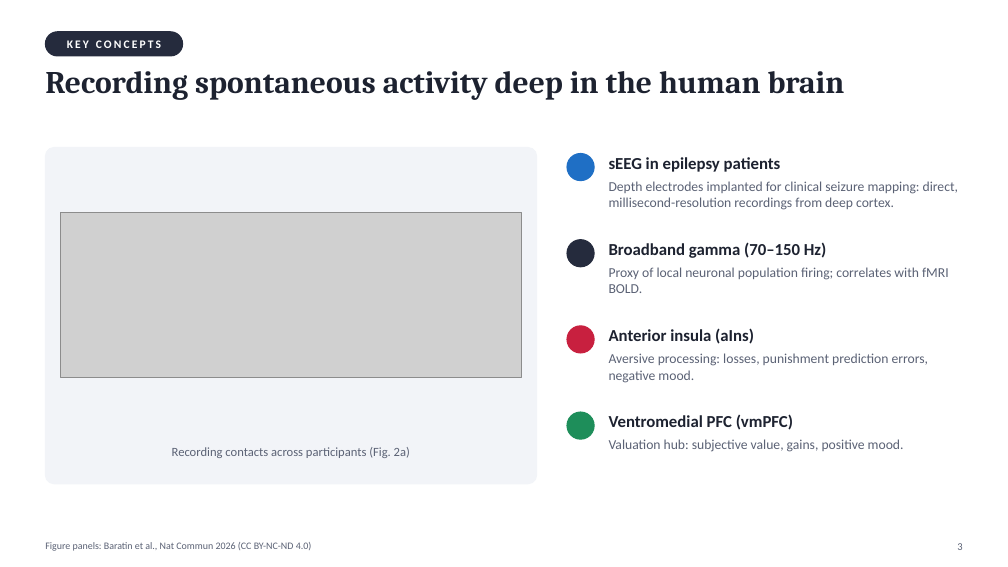
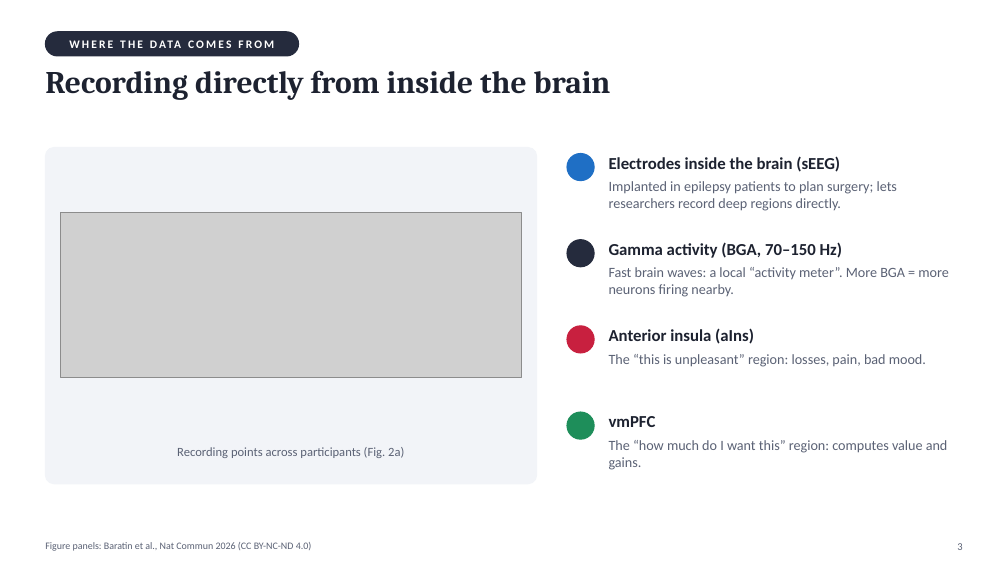
Before and after one commit to khoatranrb/DOC, a slide deck: slide 3 of Baratin2026_presentation/Baratin2026_ClosedLoop_aIns_presentation.pptx. Drawn at 1008x567 pixels with LibreOffice and Linux fonts; fonts in the diff are those of the drawing; grey boxes stand for pictures. Boxes give left, top, right and bottom in pixels: in the first picture for what was removed or moved away, otherwise in the second. Text is boxed around its words. In the diff, an @@ line names an element or a change of style, - is before the commit and + after.

```diff
--- a/Baratin2026_presentation/Baratin2026_ClosedLoop_aIns_presentation.pptx
+++ b/Baratin2026_presentation/Baratin2026_ClosedLoop_aIns_presentation.pptx
@@ rounded rectangle: place and size @@
-rounded rectangle at bbox=[45, 32, 183, 56]
+rounded rectangle at bbox=[45, 32, 299, 56]
@@ text at bbox=[67, 40, 161, 48]: text changed @@
-KEY CONCEPTS
+WHERE THE DATA COMES FROM
@@ text at bbox=[45, 70, 611, 100]: text changed @@
-Recording spontaneous activity deep in the human brain
+Recording directly from inside the brain
@@ text at bbox=[609, 156, 840, 172]: text changed @@
-sEEG in epilepsy patients
+Electrodes inside the brain (sEEG)
@@ text at bbox=[609, 181, 897, 211]: text changed; size 13 to 13.5 pt @@
-Depth electrodes implanted for clinical seizure mapping: direct, millisecond-resolution recordings from deep cortex.
+Implanted in epilepsy patients to plan surgery; lets researchers record deep regions directly.
@@ text at bbox=[609, 242, 842, 258]: text changed @@
-Broadband gamma (70–150 Hz)
+Gamma activity (BGA, 70–150 Hz)
@@ text at bbox=[609, 267, 948, 297]: text changed; size 13 to 13.5 pt @@
-Proxy of local neuronal population firing; correlates with fMRI BOLD.
+Fast brain waves: a local “activity meter”. More BGA = more neurons firing nearby.
@@ text at bbox=[609, 354, 926, 367]: text changed; size 13 to 13.5 pt @@
-Aversive processing: losses, punishment prediction errors, negative mood.
+The “this is unpleasant” region: losses, pain, bad mood.
@@ text at bbox=[609, 416, 656, 427]: text changed @@
-Ventromedial PFC (vmPFC)
+vmPFC
@@ text at bbox=[177, 447, 404, 458]: text changed @@
-Recording contacts across participants (Fig. 2a)
+Recording points across participants (Fig. 2a)
@@ text at bbox=[609, 440, 948, 470]: text changed; size 13 to 13.5 pt @@
-Valuation hub: subjective value, gains, positive mood.
+The “how much do I want this” region: computes value and gains.
```
Also in this commit, not shown: 14 other slides changed, 2 slides added, 1 slide removed, 1 other file.
